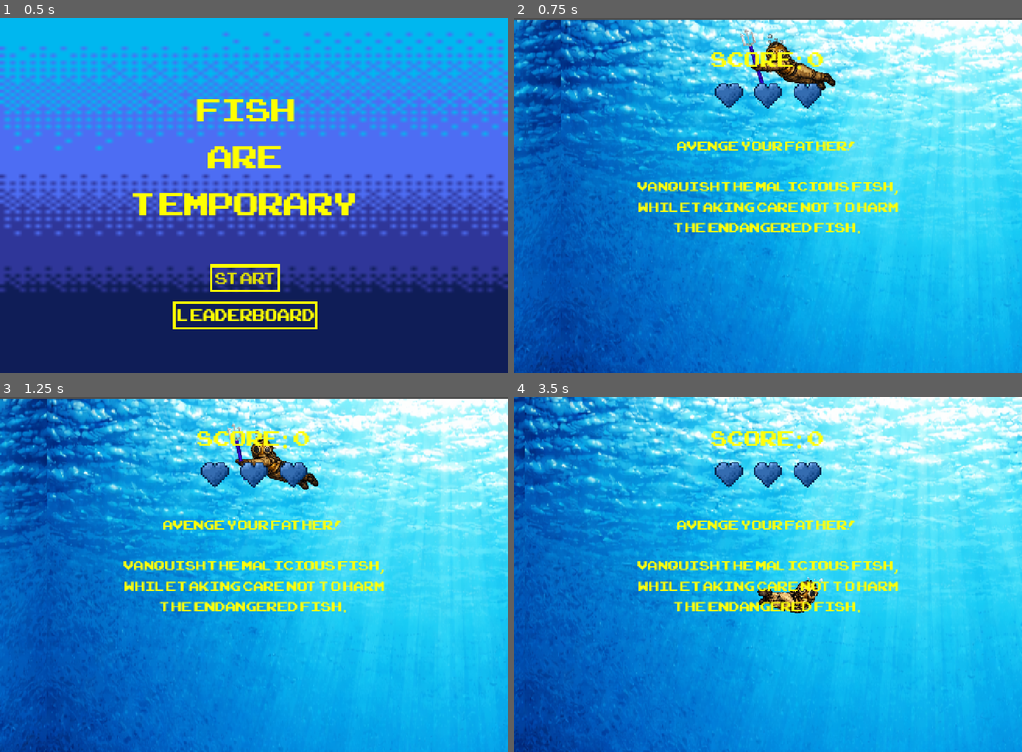
Above: before the commit, frames 1-4 (two rows, left to right).
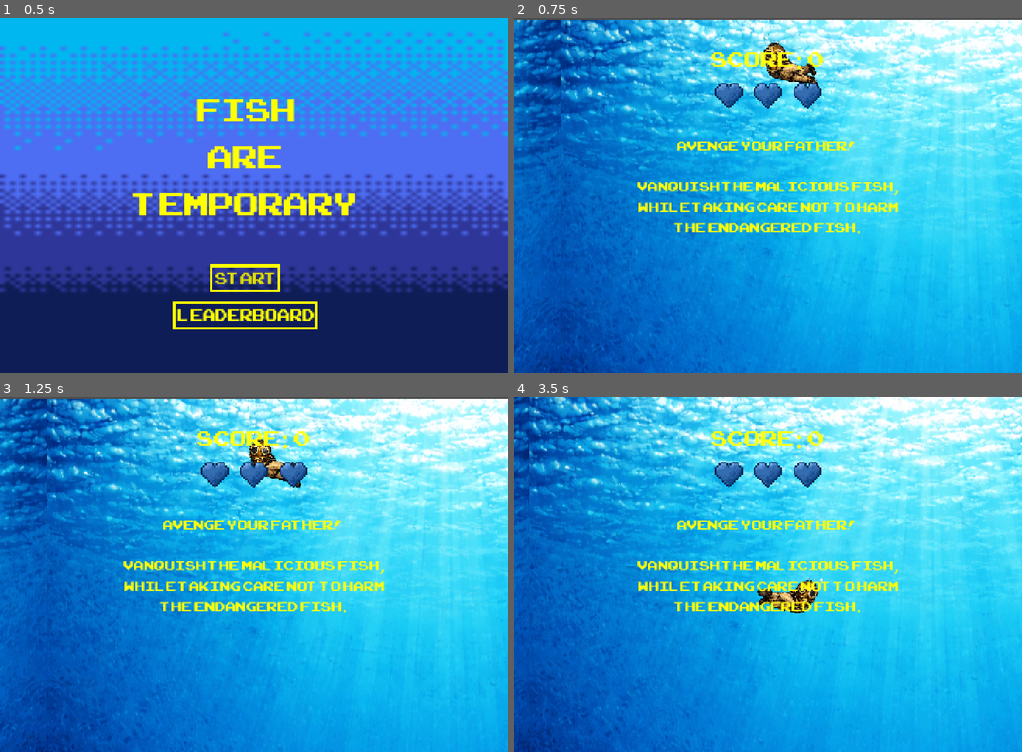
Above: after the commit, the same moments.

Repository: JanzenWill/FAT_SJ
Game: Godot game, scene res://main.tscn
Same seed, same stepped clock (60 frames per second), same inputs: the game is played once before the commit and once after it.
Inputs (mouse positions are in pixels of both pictures, inside the frame that each line leads up to):
- Up to frame 1 (0.5 s): no input
- Up to frame 2 (0.75 s): click "START" at 0.5 s
- Up to frame 3 (1.25 s): no input
- Up to frame 4 (3.5 s): move the mouse to (879, 556) at 1.27 s; hold Right (move_right) 1.28-2.03 s; click (879, 556) at 1.35 s; move the mouse to (666, 592) at 2.02 s; hold Down (move_down) 2.03-2.78 s; click (666, 592) at 2.1 s; move the mouse to (818, 496) at 2.77 s; hold Right (move_right) from 2.78 s (still down); click (818, 496) at 2.85 s

Frame 1 is identical in both runs. In frame 2, 0.9% of the frame differs, in the area x 44-64%, y 3-21%; in frame 3, 0.6%; in frame 4, 15%, in the area x 0-100%, y 0-100%.
Error before the commit: Parse Error: Identifier "max_distance" not declared in the current scope. (res://malicious_mob.gd:100)

Commit message:
fix passive mob2 spawn, adjust speeds, different default/swim anims

Diff:
--- a/main.gd
+++ b/main.gd
@@ -277,3 +277,29 @@
 	if not score_saved:
 		Leaderboard.add_score(player_name, pending_score)
 		score_saved = true
+
+
+func _on_passive_mob_2_timer_timeout() -> void:
+	# Create a new instance of the Mob scene.
+	var passive_mob_2 = passive_mob2_scene.instantiate()
+	passive_mob_2.killed.connect(_on_killed_passive_mob)
+	passive_mob_2.add_to_group("fish") #added to group of fish that are removed with restart
+
+	var player = $Player
+
+	#spawn just off screen horizontally
+	var spawn_x = player.global_position.x + (1050)*[-1, 1].pick_random()
+	#spawn within one screen length vertically of the player
+	var spawn_y = player.global_position.y + (randf_range(0, 600) * [-1, 1].pick_random())
+
+	#TODO: modify spawn_y if it's too high or too low
+
+	# Set the mob's position to the random location.
+	passive_mob_2.position = Vector2(spawn_x, spawn_y)
+	passive_mob_2.direction = [-1, 1].pick_random()
+	var speed = passive_mob_2.base_speed * (randf_range(1 - passive_mob_2.speed_variability_factor, 1 + passive_mob_2.speed_variability_factor))
+	passive_mob_2.speed = speed
+	passive_mob_2.linear_velocity = Vector2(speed * passive_mob_2.direction, 0)
+
+	# Spawn the mob by adding it to the Main scene.
+	add_child(passive_mob_2)
--- a/malicious_mob.gd
+++ b/malicious_mob.gd
@@ -4,9 +4,8 @@
 @export var max_health = 2 # health
 @export var damage = 1 # damage it gives
 @export var knockback_strength = 600
-
-@export var patrol_speed = 200.0 # normal left/right swim speed
-@export var chase_speed = 100.0 # faster speed while chasing player
+@export var patrol_speed = 190.0 # normal left/right swim speed
+@export var chase_speed = 280.0 # faster speed while chasing player
 @export var leash_time = 1.5 # how long it keeps chasing after player leaves range
 @export var tilt_strength = 0.0018 # how much fish rotates based on movement
 @export var tilt_lerp_speed = 0.18 # how quickly rotation catches up
@@ -14,13 +13,13 @@
 @export var speed_variability_factor = 1.05
 @export var attack_knockback_strength: float = 1000
 @export var score_value: int = 3
-
 @export var preferred_min_distance: float = 25
 @export var preferred_max_distance: float = 70
 @export var backoff_speed: float = 120.0
 
 var knockback_velocity = Vector2.ZERO
 var knockback_timer = 0.0
+var despawn_distance = 2000
 
 var is_hit = false
 var health = max_health
@@ -30,6 +29,7 @@
 var is_chasing = false # true while actively chasing
 var player_in_range = false # true while player is inside big detection area
 var leash_timer = 0.0 # counts down after player leaves area
+var speed #used to ensure physics works
 
 signal killed
 
@@ -63,9 +63,12 @@
 		vel.y = 0
 
 	state.linear_velocity = vel
+
+
 func _physics_process(delta: float) -> void:
 	# flips sprite
 	$AnimatedSprite2D.flip_h = linear_velocity.x < 0
+	#linear_velocity.x = speed * direction
 
 	# tilt upwards when chasing up, tilt downwards wen chasig down
 	var target_rotation = 0.0
@@ -97,7 +100,7 @@
 	#get player distance
 	#queuefree if distance above threshold
 	if player:
-		if global_position.distance_to(player.global_position) > max_distance:
+		if global_position.distance_to(player.global_position) > despawn_distance:
 			queue_free()
 
 """
--- a/passive_mob.gd
+++ b/passive_mob.gd
@@ -4,7 +4,7 @@
 @export var max_health = 1 # health
 @export var damage = 0 # damage it gives
 @export var knockback_strength = 200
-@export var base_speed = 130
+@export var base_speed = 180
 @export var direction = 1
 @export var speed_variability_factor = 0.15
 @export var max_distance = 2500
@@ -35,7 +35,7 @@
 	if player:
 		if global_position.distance_to(player.global_position) > max_distance:
 			queue_free()
-	print(linear_velocity.x)
+	#print(linear_velocity.x)
 
 func _on_area_2d_area_entered(area: Area2D) -> void:
 	print("Fish touched by: ", area.name, " Trident=", area.is_in_group("Trident"))
@@ -48,7 +48,7 @@
 
 func _physics_process(_delta: float) -> void:
 	$AnimatedSprite2D.flip_h = linear_velocity.x < 0
-	linear_velocity.x = speed * direction
+	#linear_velocity.x = speed * direction
 
 
 func take_damage(amount: int, hit_from_x: float) -> void:
--- a/passive_mob_2.gd
+++ b/passive_mob_2.gd
@@ -4,11 +4,14 @@
 @export var max_health = 3 # health
 @export var damage = 0 # damage it gives
 @export var knockback_strength = 200
-
+@export var base_speed = 130
+@export var direction = 1
+@export var speed_variability_factor = 0.15
+@export var max_distance = 2500
 var health = max_health
 var is_hit = false
 var velocity = Vector2.ZERO
-var direction = 1
+var player
 var speed = 100
 
 signal killed
@@ -20,9 +23,10 @@
 	lock_rotation = true
 
 
-#func _process(delta: float) -> void:
-#	velocity.y += gravity * delta
-#	position += velocity * delta
+func _process(delta: float) -> void:
+	if player:
+		if global_position.distance_to(player.global_position) > max_distance:
+			queue_free()
 
 func _on_mob_timer_timeout() -> void:
 	pass
@@ -38,6 +42,7 @@
 
 func _physics_process(_delta: float) -> void:
 	$AnimatedSprite2D.flip_h = linear_velocity.x < 0
+	linear_velocity.x = speed * direction
 
 func _integrate_forces(state: PhysicsDirectBodyState2D) -> void:
 	var vel = state.linear_velocity
--- a/player.gd
+++ b/player.gd
@@ -1,6 +1,6 @@
 extends Area2D
 
-@export var speed: float = 330.0
+@export var speed: float = 300.0
 @export var sink_speed: float = 90.0
 @export var attack_duration: float = 0.2
 @export var max_health: int = 3
@@ -89,10 +89,10 @@
 	if velocity.length() > 0:
 		velocity = velocity.normalized() * speed
 		if not is_attacking:
+			sprite.play("swim")
+	else:
+		if not is_attacking:
 			sprite.play("default")
-		else:
-			if not is_attacking:
-				sprite.play("default")
 
 	if not game_started:
 		velocity.y = 0
--- a/player.tscn
+++ b/player.tscn
@@ -19,12 +19,20 @@
 "frames": [{
 "duration": 1.0,
 "texture": ExtResource("3_sweqy")
+}],
+"loop": true,
+"name": &"default",
+"speed": 5.0
+}, {
+"frames": [{
+"duration": 1.0,
+"texture": ExtResource("3_sweqy")
 }, {
 "duration": 2.5,
 "texture": ExtResource("4_sweqy")
 }],
 "loop": true,
-"name": &"default",
+"name": &"swim",
 "speed": 5.0
 }]
 
@@ -48,8 +56,6 @@
 position = Vector2(65, 50)
 scale = Vector2(0.35, 0.35)
 sprite_frames = SubResource("SpriteFrames_onrkg")
-animation = &"attack"
-frame_progress = 0.85581267
 
 [node name="CollisionShape2D" type="CollisionShape2D" parent="." groups=["player"]]
 position = Vector2(83.99999, 62.999996)
